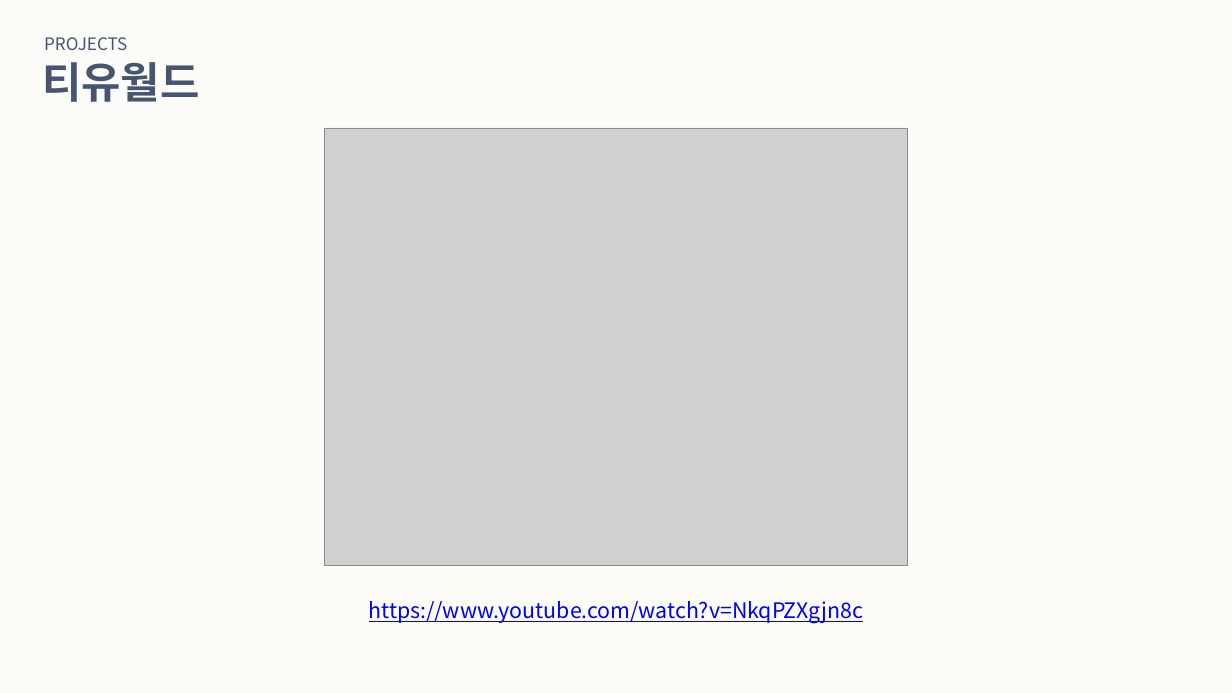
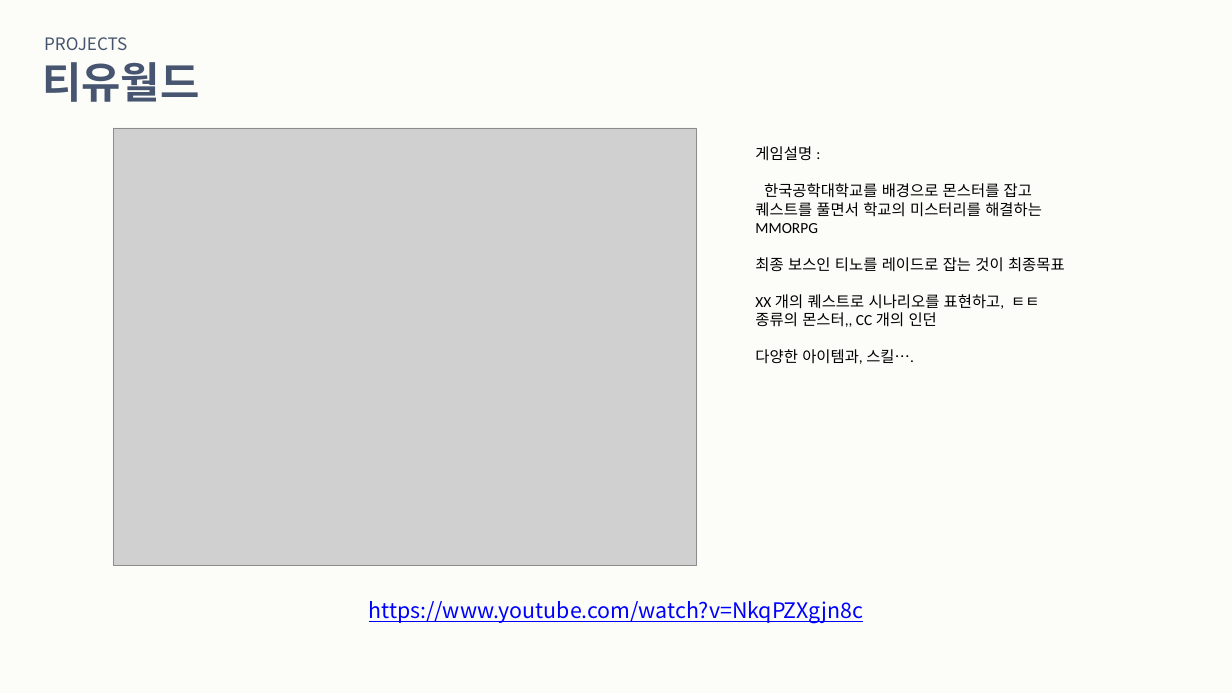
Before and after one commit to sungone/GP2025, a slide deck: slide 4 of 문서/포트폴리오/황수지/황수지포트폴리오.pptx. Drawn at 1232x693 pixels with LibreOffice and Linux fonts; fonts in the diff are those of the drawing; grey boxes stand for pictures. Boxes give left, top, right and bottom in pixels: in the first picture for what was removed or moved away, otherwise in the second. Text is boxed around its words. In the diff, an @@ line names an element or a change of style, - is before the commit and + after.

```diff
--- a/문서/포트폴리오/황수지/황수지포트폴리오.pptx
+++ b/문서/포트폴리오/황수지/황수지포트폴리오.pptx
@@ picture moved from (x1=325, y1=128, x2=907, y2=565) to (x1=113, y1=128, x2=696, y2=565) @@
@@ text added at (x1=755, y1=146, x2=1065, y2=364), 18 pt, text #000000 @@
+게임설명 :
+한국공학대학교를 배경으로 몬스터를 잡고 퀘스트를 풀면서 학교의 미스터리를 해결하는 MMORPG
+최종 보스인 티노를 레이드로 잡는 것이 최종목표
+XX 개의 퀘스트로 시나리오를 표현하고, ㅌㅌ 종류의 몬스터,, CC 개의 인던
+다양한 아이템과, 스킬….
```
Also in this commit, not shown: 5 other slides changed, 1 other file.
